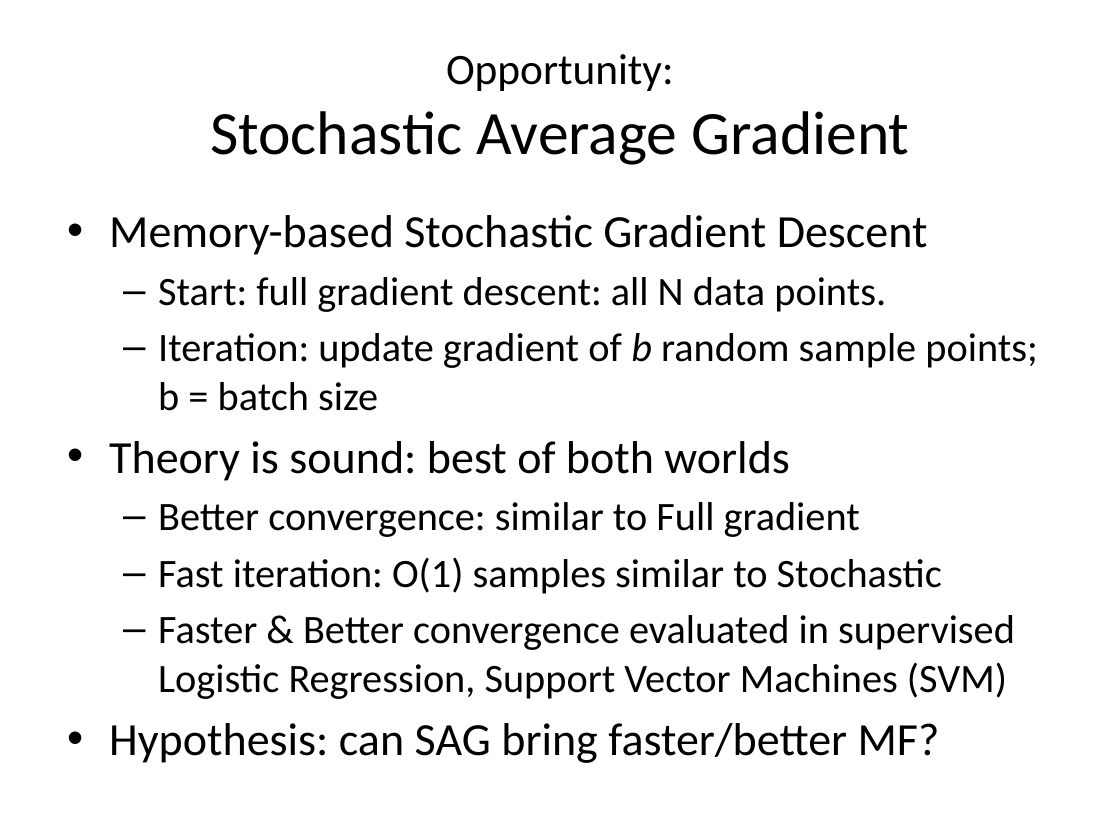
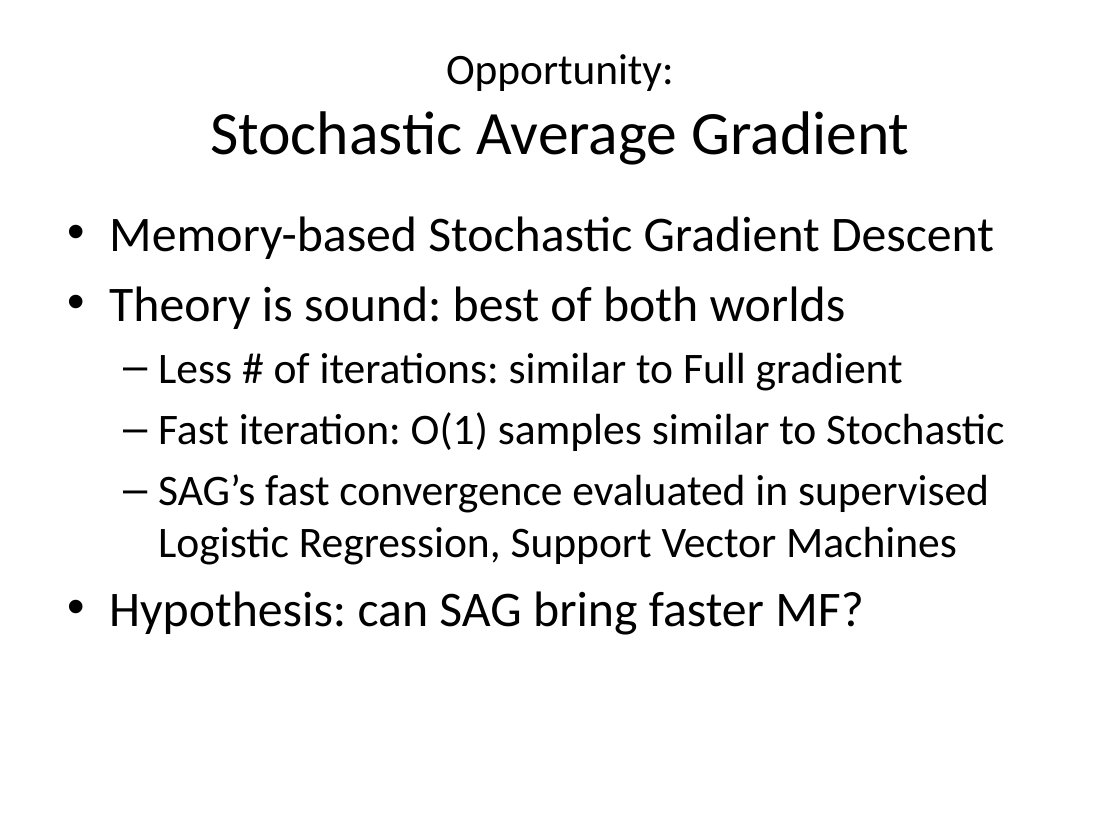
Before and after one commit to jamestklo/MatrixFactorizationMatlab, a slide deck: slide 5 of cs534L-SAGmf.pptx. Drawn at 1120x840 pixels with LibreOffice and Linux fonts; fonts in the diff are those of the drawing. Boxes give left, top, right and bottom in pixels: in the first picture for what was removed or moved away, otherwise in the second. Text is boxed around its words. In the diff, an @@ line names an element or a change of style, - is before the commit and + after.

Commit message:
updated powerpoint

```diff
--- a/cs534L-SAGmf.pptx
+++ b/cs534L-SAGmf.pptx
@@ text at [109,216,1004,451]: size 29.6 to 32 pt in "Memory-based Stochastic Gradient Descent", "Theory is sound: best of both worlds"; size 25.9 to 28 pt in "Fast iteration: O(1) samples similar to Stochastic" @@
@@ text at [158,277,1037,411]: paragraphs removed @@
-  – Start: full gradient descent: all N data points.
-  – Iteration: update gradient of b random sample points; b = batch size
@@ text at [158,352,903,391]: text changed; size 25.9 to 28 pt @@
-  – Better convergence: similar to Full gradient
+  – Less # of iterations: similar to Full gradient
@@ text at [109,474,989,635]: text changed; size 25.9 to 28 pt @@
-  – Faster & Better convergence evaluated in supervised Logistic Regression, Support Vector Machines (SVM)
-• Hypothesis: can SAG bring faster/better MF?
+  – SAG’s fast convergence evaluated in supervised Logistic Regression, Support Vector Machines
+• Hypothesis: can SAG bring faster MF?
```
Also in this commit, not shown: 10 other slides changed, 6 slides added.
